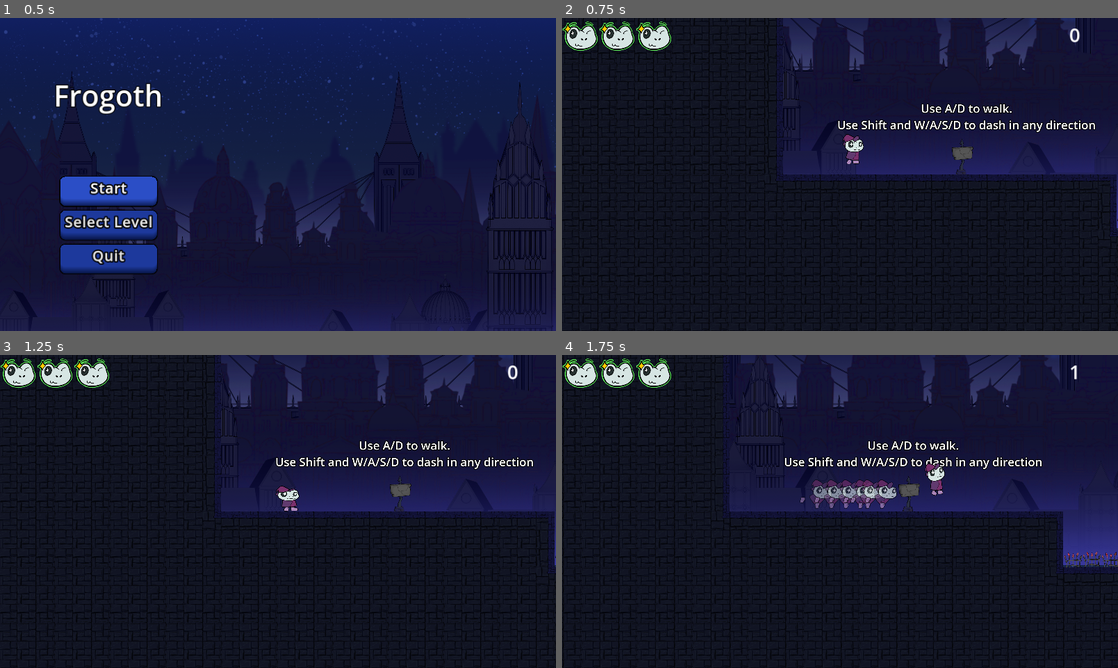
Above: before the commit, frames 1-4 (two rows, left to right).
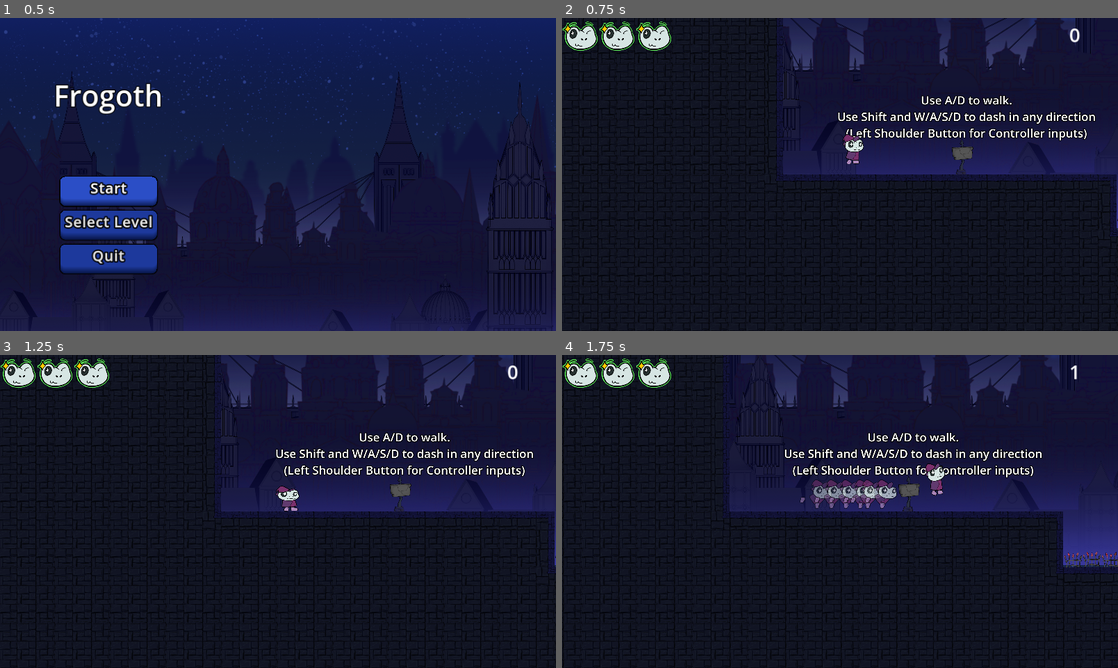
Above: after the commit, the same moments.

Repository: DerBrotDoktor/Frogoth
Game: Godot game, scene res://scenes/main/main.tscn
The game is run twice, just before and just after one commit, with the same random seed, the same clock (stepped at 60 frames per second) and the same inputs.
Inputs:
- Up to frame 1 (0.5 s): no input
- Up to frame 2 (0.75 s): click "Start" at 0.5 s
- Up to frame 3 (1.25 s): no input
- Up to frame 4 (1.75 s): hold D (right) from 1.28 s (still down); tap Shift (dash) at 1.35 s; tap Space (jump) at 1.52 s

Frame 1 is identical in both runs. In frame 2, 3.2% of the frame differs, in the area x 49-96%, y 24-40%; in frame 3, 3.2%; in frame 4, 3.1%.

Commit message:
BUILD: MS03 Dozenten Build Added: Level button in level select Changed: Level select backgound Changed: Tutorial level text

Diff:
--- a/scenes/level/level_tutorial_1.tscn
+++ b/scenes/level/level_tutorial_1.tscn
@@ -96,7 +96,8 @@
 offset_top = -476.0
 offset_bottom = -339.0
 text = "Use A/D to walk.
-Use Shift and W/A/S/D to dash in any direction"
+Use Shift and W/A/S/D to dash in any direction
+(Left Shoulder Button for Controller inputs)"
 
 [node name="TutorialSign2" parent="Signs" instance=ExtResource("3_exuu5")]
 position = Vector2(3212, 3)
--- a/scenes/main/main.tscn
+++ b/scenes/main/main.tscn
@@ -14,6 +14,7 @@
 [ext_resource type="PackedScene" path="res://scenes/level/level_5.tscn" id="7_30kpi"]
 [ext_resource type="PackedScene" uid="uid://cxs4r4jwdplql" path="res://scenes/level/level_3.tscn" id="7_mk7qn"]
 [ext_resource type="PackedScene" uid="uid://pj1yr5tgu5bu" path="res://scenes/level/level_4.tscn" id="7_sa5si"]
+[ext_resource type="PackedScene" path="res://scenes/level/level_6.tscn" id="8_210py"]
 [ext_resource type="Texture2D" uid="uid://dnh4dfbpvvn6l" path="res://assets/parallax/paralax_2.png" id="8_cxncj"]
 [ext_resource type="Script" path="res://scenes/main/Canvas.gd" id="9_77551"]
 [ext_resource type="PackedScene" uid="uid://c6nm6w83jynbs" path="res://scenes/menus/pause_menu.tscn" id="10_u7rrt"]
@@ -22,7 +23,7 @@
 
 [node name="Main" type="Node" node_paths=PackedStringArray("player")]
 script = ExtResource("1_wtrgv")
-level = Array[PackedScene]([ExtResource("4_k64yn"), ExtResource("6_st07r"), ExtResource("6_fs1sm"), ExtResource("7_mk7qn"), ExtResource("7_sa5si"), ExtResource("7_30kpi")])
+level = Array[PackedScene]([ExtResource("4_k64yn"), ExtResource("6_st07r"), ExtResource("6_fs1sm"), ExtResource("7_mk7qn"), ExtResource("7_sa5si"), ExtResource("7_30kpi"), ExtResource("8_210py")])
 player = NodePath("Player")
 
 [node name="ParallaxBackground" type="ParallaxBackground" parent="."]
--- a/scenes/menus/level_select_menu.tscn
+++ b/scenes/menus/level_select_menu.tscn
@@ -1,6 +1,7 @@
-[gd_scene load_steps=3 format=3 uid="uid://byylmvxjebsun"]
+[gd_scene load_steps=4 format=3 uid="uid://byylmvxjebsun"]
 
 [ext_resource type="Script" path="res://scenes/menus/level_select_menu.gd" id="1_8ktxo"]
+[ext_resource type="Texture2D" uid="uid://m30ojk8eyhbr" path="res://assets/parallax/sky.png" id="2_v8a2s"]
 
 [sub_resource type="LabelSettings" id="LabelSettings_3fn0t"]
 font_size = 40
@@ -13,6 +14,12 @@
 grow_horizontal = 2
 grow_vertical = 2
 script = ExtResource("1_8ktxo")
+
+[node name="Background" type="TextureRect" parent="."]
+layout_mode = 0
+offset_right = 40.0
+offset_bottom = 40.0
+texture = ExtResource("2_v8a2s")
 
 [node name="VerticalContainer" type="VBoxContainer" parent="."]
 layout_mode = 1
@@ -44,6 +51,15 @@
 layout_mode = 2
 theme_override_constants/h_separation = 20
 theme_override_constants/v_separation = 20
+columns = 7
+
+[node name="Level0Button" type="Button" parent="VerticalContainer/LevelMargin/LevelGrid"]
+custom_minimum_size = Vector2(60, 60)
+layout_mode = 2
+focus_neighbor_top = NodePath("../../../../BackButton")
+focus_neighbor_bottom = NodePath("../Level2Button")
+theme_override_font_sizes/font_size = 30
+text = "0"
 
 [node name="Level1Button" type="Button" parent="VerticalContainer/LevelMargin/LevelGrid"]
 custom_minimum_size = Vector2(60, 60)
@@ -85,6 +101,12 @@
 theme_override_font_sizes/font_size = 30
 text = "5"
 
+[node name="Level6Button" type="Button" parent="VerticalContainer/LevelMargin/LevelGrid"]
+custom_minimum_size = Vector2(60, 60)
+layout_mode = 2
+theme_override_font_sizes/font_size = 30
+text = "6"
+
 [node name="BackButton" type="Button" parent="."]
 layout_mode = 0
 offset_left = 24.0
@@ -95,9 +117,11 @@
 text = "Main Menu"
 
 [connection signal="visibility_changed" from="." to="." method="_on_visibility_changed"]
+[connection signal="pressed" from="VerticalContainer/LevelMargin/LevelGrid/Level0Button" to="." method="load_level" binds= [1]]
 [connection signal="pressed" from="VerticalContainer/LevelMargin/LevelGrid/Level1Button" to="." method="load_level" binds= [2]]
 [connection signal="pressed" from="VerticalContainer/LevelMargin/LevelGrid/Level2Button" to="." method="load_level" binds= [3]]
 [connection signal="pressed" from="VerticalContainer/LevelMargin/LevelGrid/Level3Button" to="." method="load_level" binds= [4]]
 [connection signal="pressed" from="VerticalContainer/LevelMargin/LevelGrid/Level4Button" to="." method="load_level" binds= [5]]
 [connection signal="pressed" from="VerticalContainer/LevelMargin/LevelGrid/Level5Button" to="." method="load_level" binds= [6]]
+[connection signal="pressed" from="VerticalContainer/LevelMargin/LevelGrid/Level6Button" to="." method="load_level" binds= [7]]
 [connection signal="pressed" from="BackButton" to="." method="_on_back_button_pressed"]
Not shown: 1 places in scenes/main/main.tscn that only renumber resources
